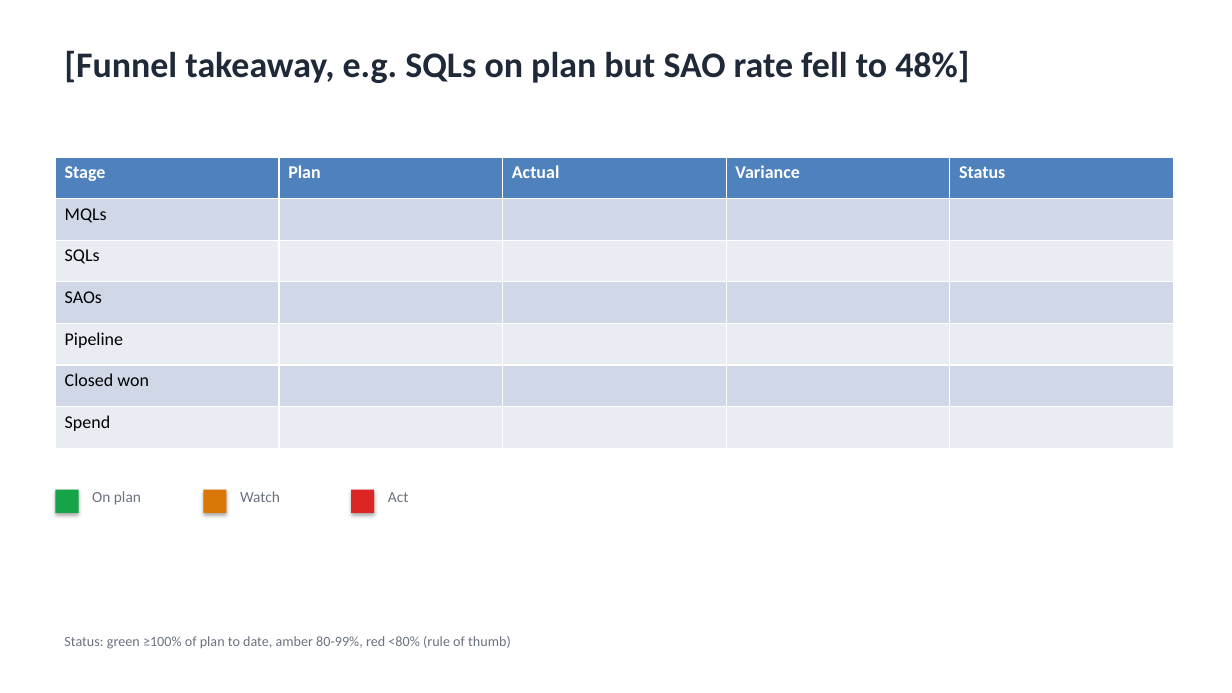
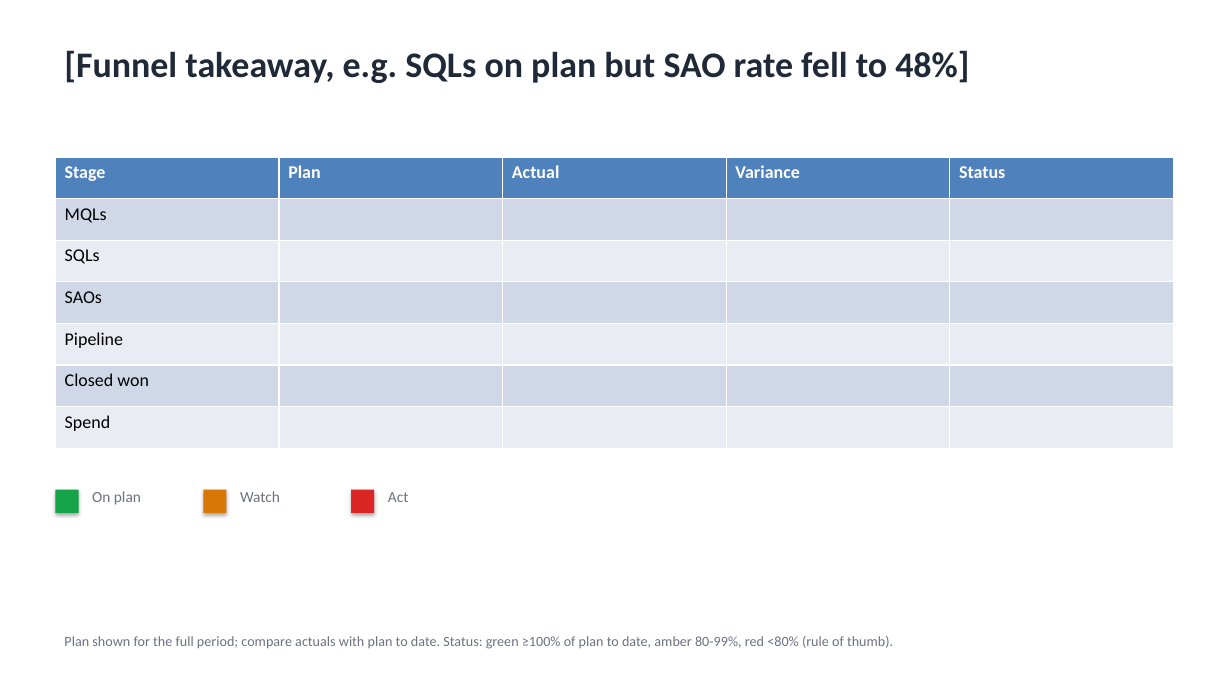
Before and after one commit to redavio/performance-marketing-playbook, a slide deck: slide 3 of deliverables/slide-template.pptx. Drawn at 1232x693 pixels with LibreOffice and Linux fonts; fonts in the diff are those of the drawing. Boxes give left, top, right and bottom in pixels: in the first picture for what was removed or moved away, otherwise in the second. Text is boxed around its words. In the diff, an @@ line names an element or a change of style, - is before the commit and + after.

```diff
--- a/deliverables/slide-template.pptx
+++ b/deliverables/slide-template.pptx
@@ text at box(64, 636, 893, 649): text changed @@
-Status: green ≥100% of plan to date, amber 80-99%, red <80% (rule of thumb)
+Plan shown for the full period; compare actuals with plan to date. Status: green ≥100% of plan to date, amber 80-99%, red <80% (rule of thumb).
```
Also in this commit, not shown: 4 other slides changed, 34 other files.
